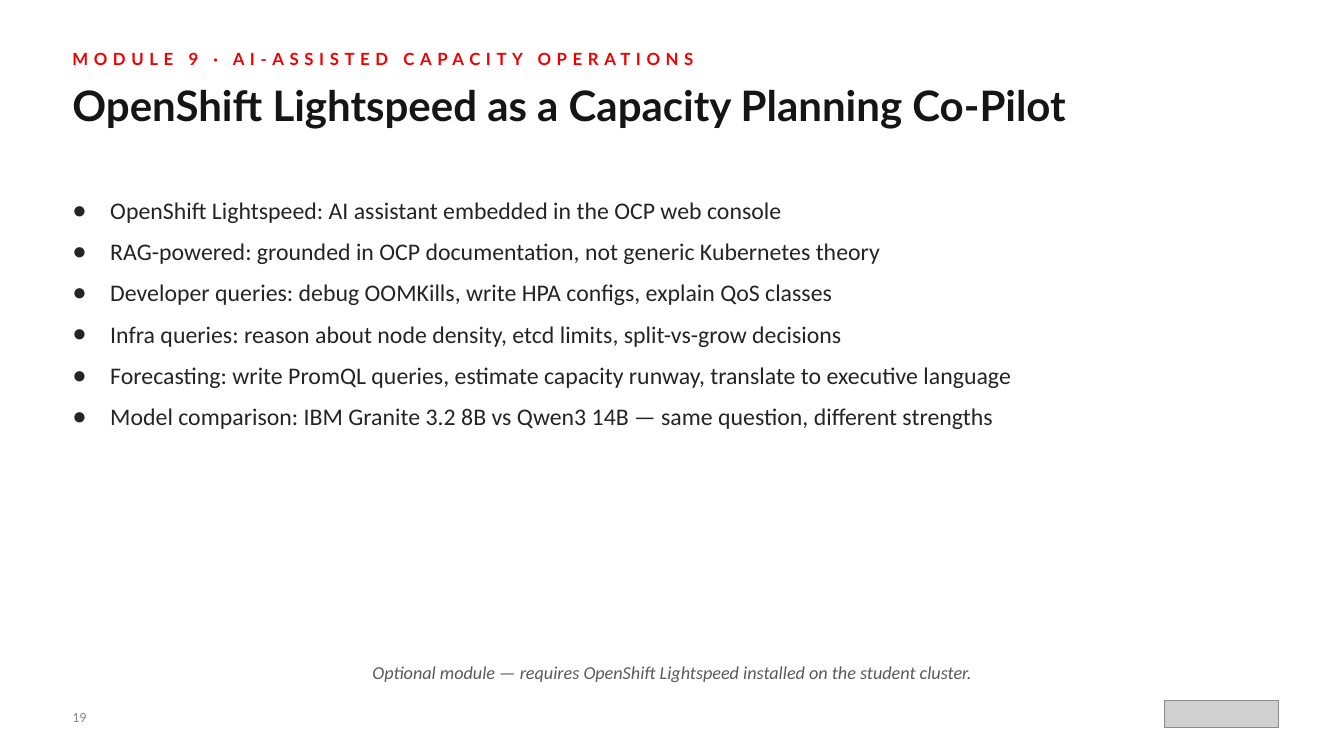
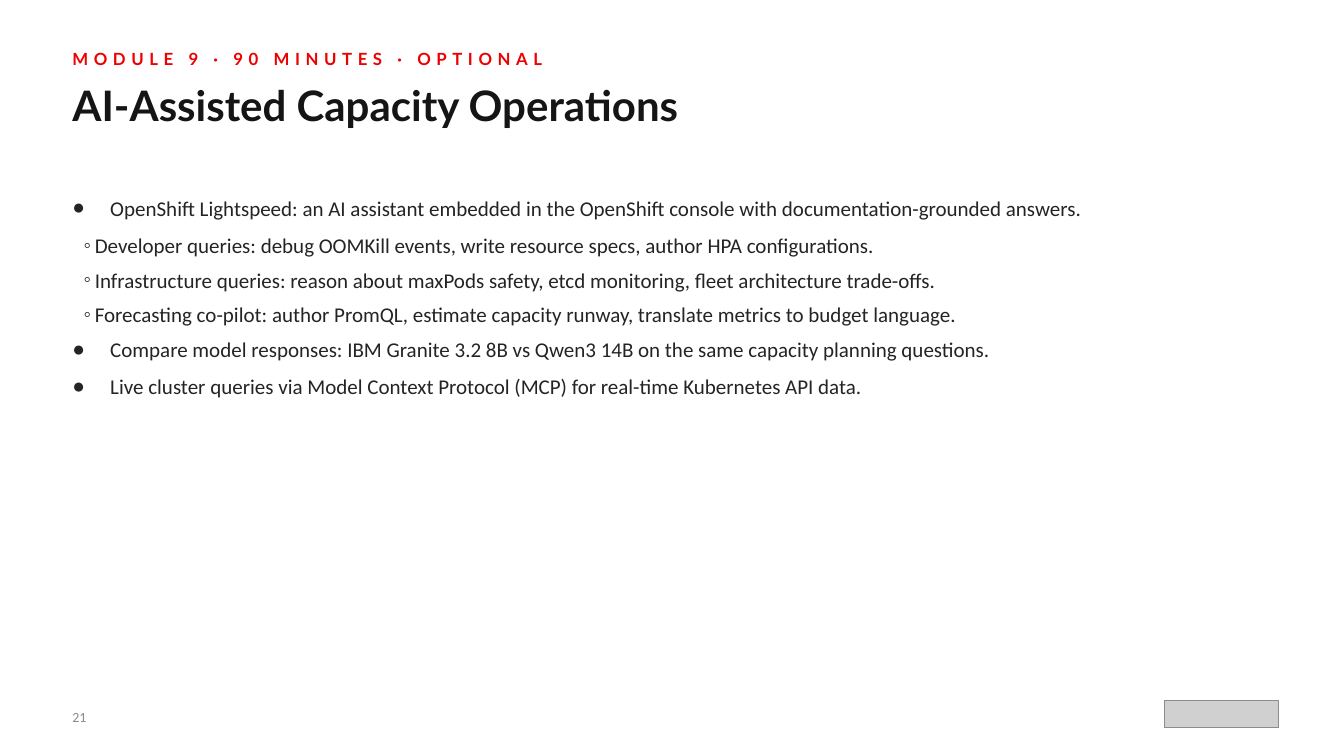
Before and after one commit to tosin2013/capacity-planning-lab-guide, a slide deck: slide 21 of presentation/capacity-planning-workshop-r01.0.pptx (slide 19 before the commit). Drawn at 1344x756 pixels with LibreOffice and Linux fonts; fonts in the diff are those of the drawing; grey boxes stand for pictures. Boxes give left, top, right and bottom in pixels: in the first picture for what was removed or moved away, otherwise in the second. Text is boxed around its words. In the diff, an @@ line names an element or a change of style, - is before the commit and + after.

Commit message:
Rebuild workshop presentation deck with new diagrams and align RHACM version
Replace the prior presentation with a 27-slide programmatic deck covering
business problem, architecture, all 9 modules, outcomes, and 90-day action
plan. Add 4 new diagrams (hub-student architecture, observability data flow,
workshop journey, maturity model). Align README RHACM version to 2.16+ to
match the deployment config and lab guide.

```diff
--- a/presentation/capacity-planning-workshop-r01.0.pptx
+++ b/presentation/capacity-planning-workshop-r01.0.pptx
@@ text at bbox=[72, 52, 542, 65]: text changed @@
-MODULE 9 · AI-ASSISTED CAPACITY OPERATIONS
+MODULE 9 · 90 MINUTES · OPTIONAL
@@ text at bbox=[72, 89, 678, 128]: text changed @@
-OpenShift Lightspeed as a Capacity Planning Co-Pilot
+AI-Assisted Capacity Operations
@@ text at bbox=[95, 201, 1081, 398]: text changed; size 17 to 15 pt @@
-● OpenShift Lightspeed: AI assistant embedded in the OCP web console
-● RAG-powered: grounded in OCP documentation, not generic Kubernetes theory
-● Developer queries: debug OOMKills, write HPA configs, explain QoS classes
-● Infra queries: reason about node density, etcd limits, split-vs-grow decisions
-● Forecasting: write PromQL queries, estimate capacity runway, translate to executive language
-● Model comparison: IBM Granite 3.2 8B vs Qwen3 14B — same question, different strengths
+● OpenShift Lightspeed: an AI assistant embedded in the OpenShift console with documentation-grounded answers.
+  ◦ Developer queries: debug OOMKill events, write resource specs, author HPA configurations.
+  ◦ Infrastructure queries: reason about maxPods safety, etcd monitoring, fleet architecture trade-offs.
+  ◦ Forecasting co-pilot: author PromQL, estimate capacity runway, translate metrics to budget language.
+● Compare model responses: IBM Granite 3.2 8B vs Qwen3 14B on the same capacity planning questions.
+● Live cluster queries via Model Context Protocol (MCP) for real-time Kubernetes API data.
@@ text removed at bbox=[372, 666, 972, 682] @@
-Optional module — requires OpenShift Lightspeed installed on the student cluster.
@@ text at bbox=[72, 713, 86, 722]: text changed @@
-19
+21
```
Also in this commit, not shown: 15 other slides changed, 11 slides added, 7 slides removed, 20 other files.
